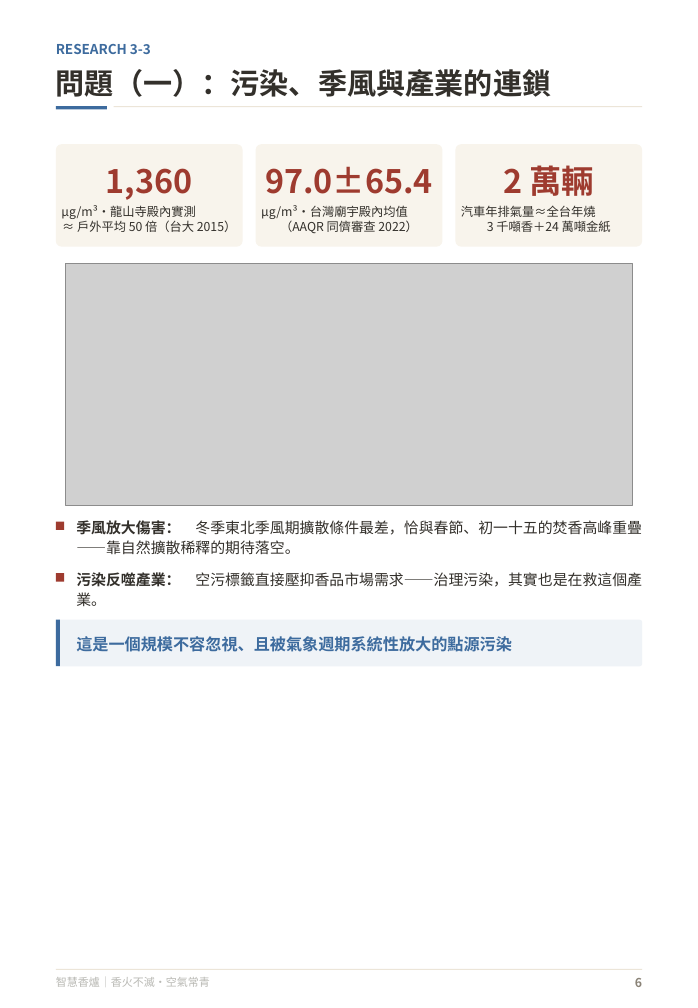
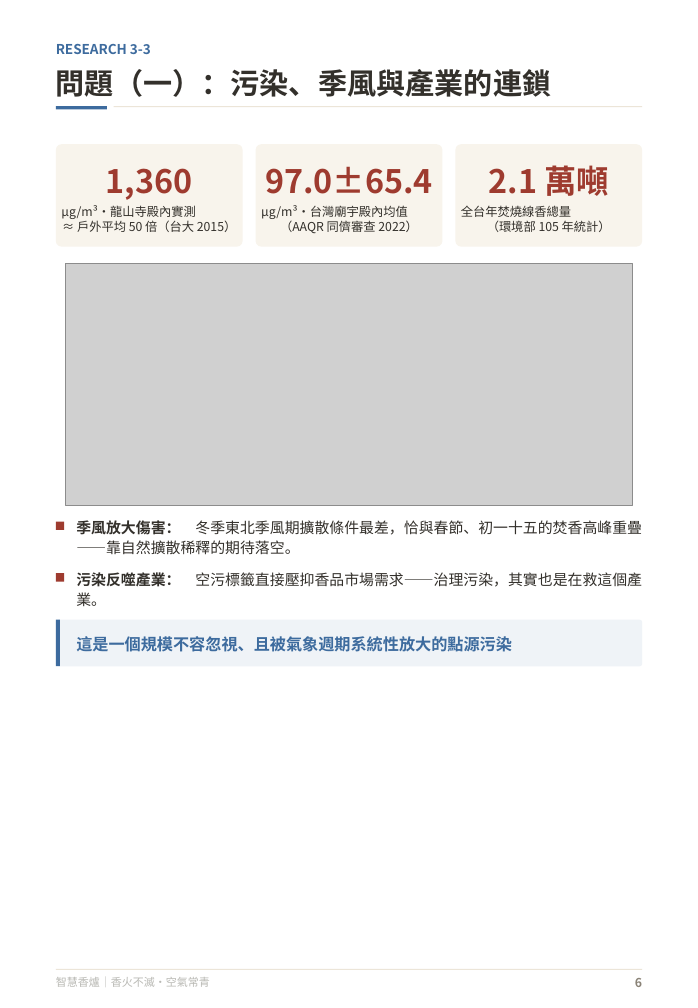
Before and after one commit to feihong9487/WRO2026, a slide deck: slide 7 of 簡報/未來新創家＿高中職組_v3.pptx. Drawn at 698x1008 pixels with LibreOffice and Linux fonts; fonts in the diff are those of the drawing; grey boxes stand for pictures. Boxes give left, top, right and bottom in pixels: in the first picture for what was removed or moved away, otherwise in the second. Text is boxed around its words. In the diff, an @@ line names an element or a change of style, - is before the commit and + after.

```diff
--- a/簡報/未來新創家＿高中職組_v3.pptx
+++ b/簡報/未來新創家＿高中職組_v3.pptx
@@ text at <box>489,165,609,196</box>: text changed @@
-2 萬輛
+2.1 萬噸
@@ text at <box>461,205,611,232</box>: text changed @@
-汽車年排氣量≈全台年燒
-3 千噸香＋24 萬噸金紙
+全台年焚燒線香總量
+（環境部 105 年統計）
```
Also in this commit, not shown: 4 other slides changed, 9 other files.
